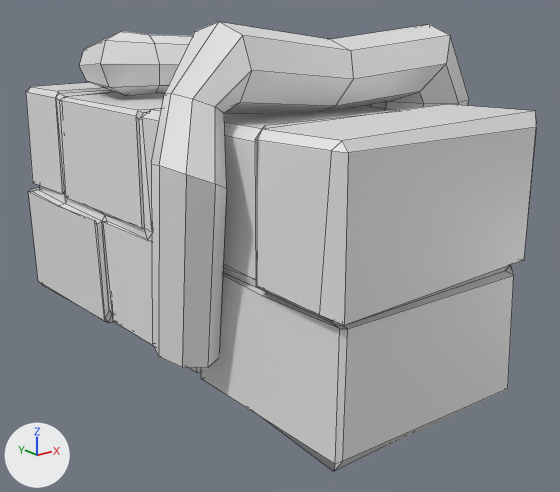
The Blender file _Art/Environment/Wurzelwand3.blend as it was, and as the next commit left it.
Before and after are seen from a camera (50 mm lens) standing at (-1.59, -2.21, 1.27) and looking at (0.16, -0.02, 0.39). The axes (+X, +Y, +Z) are drawn at lower left. The lights are the same throughout. Mesh edges are drawn as thin lines.
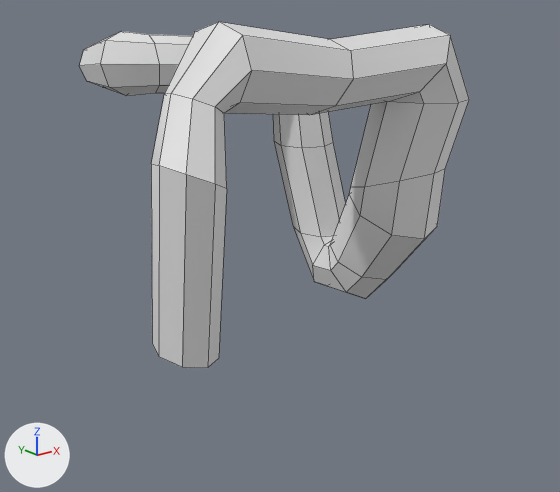
Where the newer file only moved an object's origin or applied its transform, the numbers keep the older frame.

Patch to the scene script:
```diff
--- a/_Art/Environment/Wurzelwand3.blend.py
+++ b/_Art/Environment/Wurzelwand3.blend.py
@@ ob_cube @@
-ob_cube = bpy.data.objects.new('Cube', me_cube)
-ob_cube.location = (0.0, 0.0, 0.0)
```

Location of each change, (x1, y1, x2, y2) in pixels of the pictures (560 x 492 px):
'Cube', deleted: before (26, 83, 536, 471)
